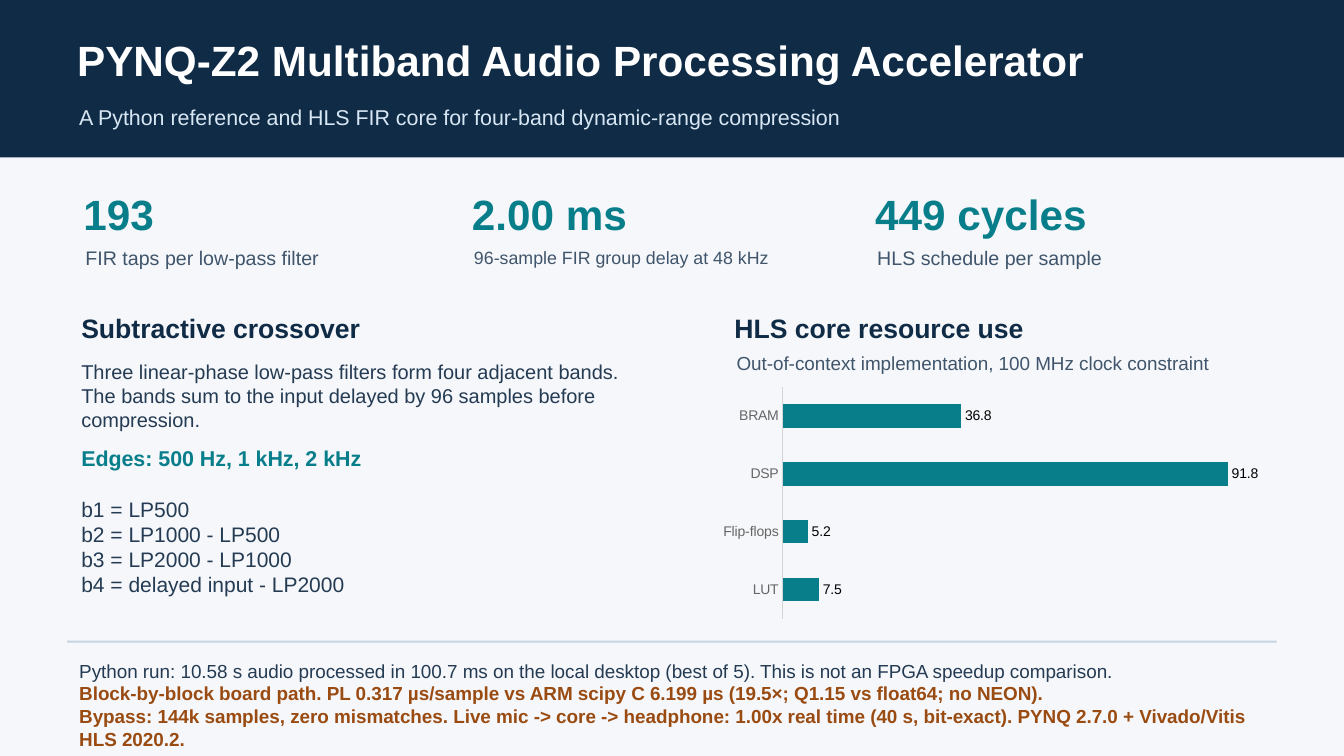
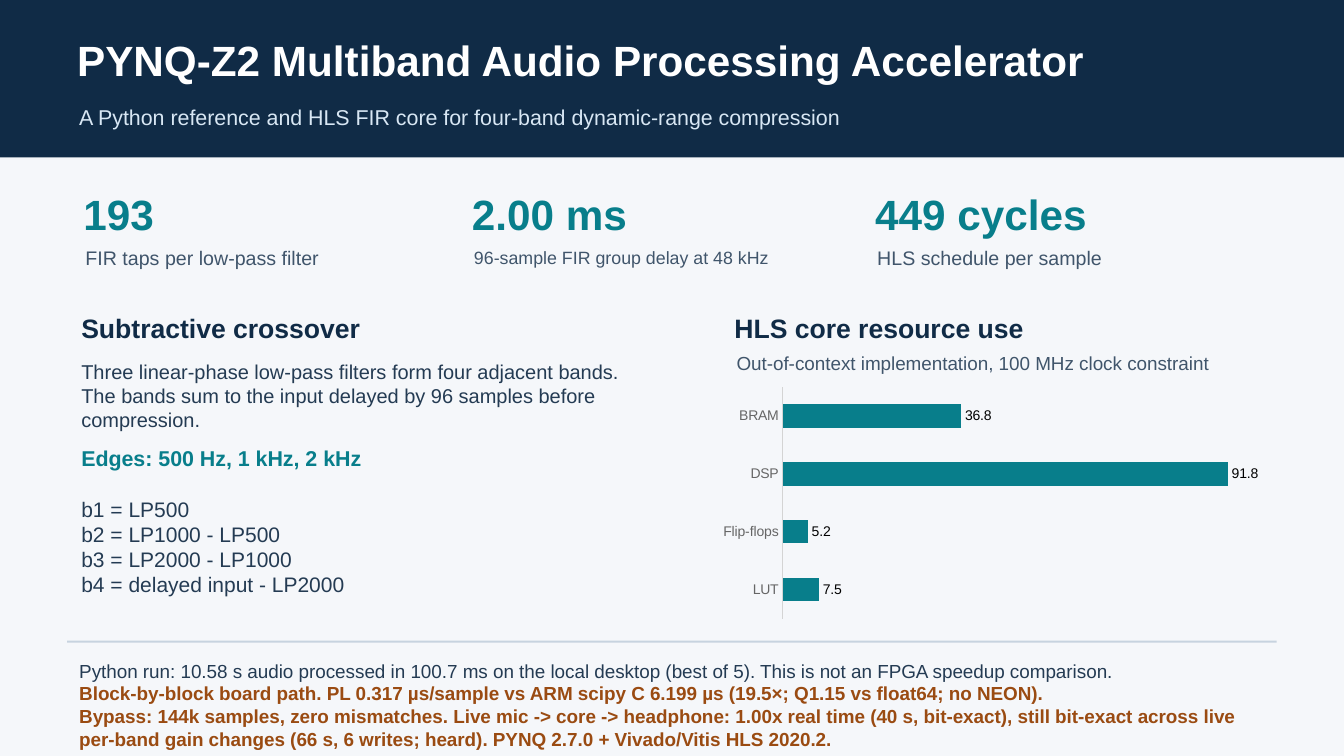
Before and after one commit to JR0425/pynq-multiband-audio-accel, a slide deck: slide 1 of report/poster_en/pynq_multiband_audio_poster_v2.pptx. Drawn at 1344x756 pixels with LibreOffice and Linux fonts; fonts in the diff are those of the drawing. Boxes give left, top, right and bottom in pixels: in the first picture for what was removed or moved away, otherwise in the second. Text is boxed around its words. In the diff, an @@ line names an element or a change of style, - is before the commit and + after.

```diff
--- a/report/poster_en/pynq_multiband_audio_poster_v2.pptx
+++ b/report/poster_en/pynq_multiband_audio_poster_v2.pptx
@@ text at bbox=[79, 709, 1235, 750]: text changed @@
-Bypass: 144k samples, zero mismatches. Live mic -> core -> headphone: 1.00x real time (40 s, bit-exact). PYNQ 2.7.0 + Vivado/Vitis HLS 2020.2.
+Bypass: 144k samples, zero mismatches. Live mic -> core -> headphone: 1.00x real time (40 s, bit-exact), still bit-exact across live per-band gain changes (66 s, 6 writes; heard). PYNQ 2.7.0 + Vivado/Vitis HLS 2020.2.
```
Also in this commit, not shown: 11 other files.
